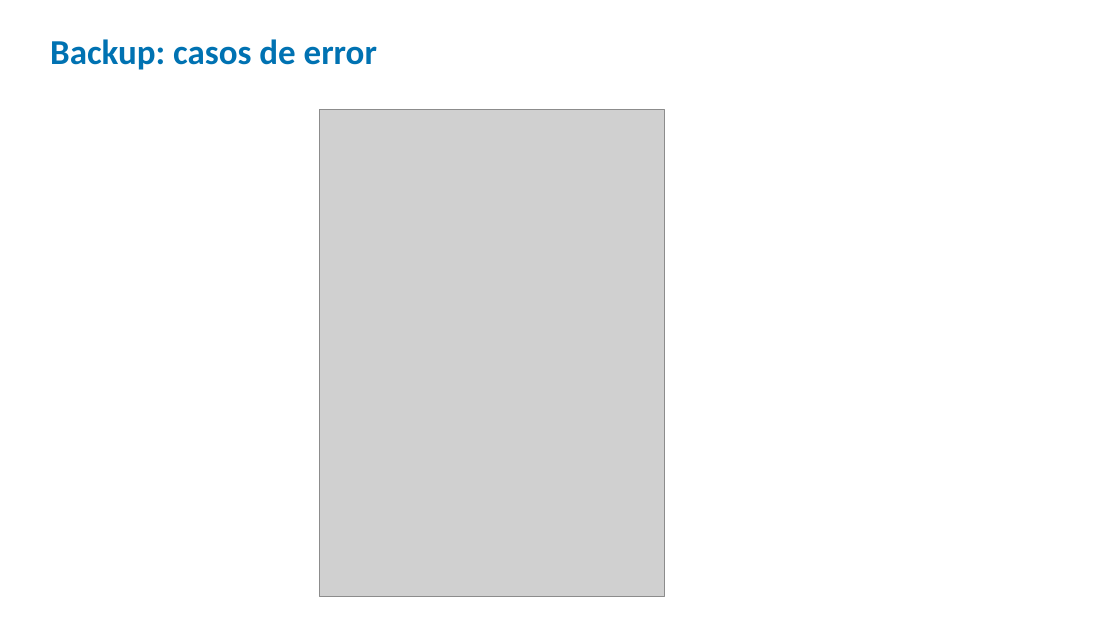
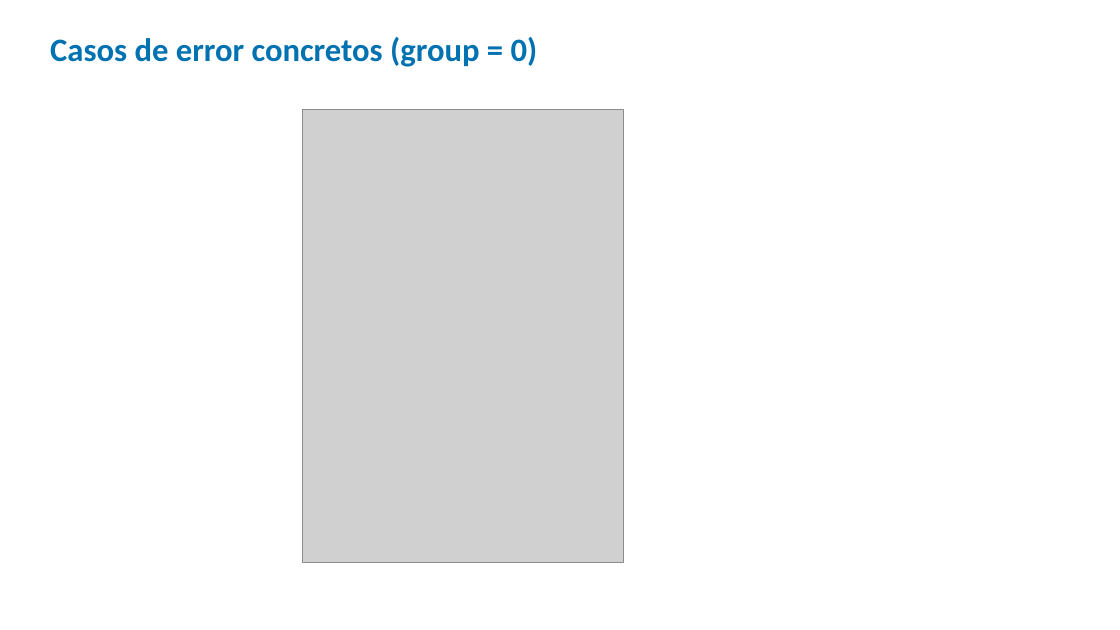
Before and after one commit to nielspac177/MCC225-Winoground, a slide deck: slide 22 of slides/pptx/defensa_winoground.pptx (slide 8 before the commit). Drawn at 1120x630 pixels with LibreOffice and Linux fonts; fonts in the diff are those of the drawing; grey boxes stand for pictures. Boxes give left, top, right and bottom in pixels: in the first picture for what was removed or moved away, otherwise in the second. Text is boxed around its words. In the diff, an @@ line names an element or a change of style, - is before the commit and + after.

```diff
--- a/slides/pptx/defensa_winoground.pptx
+++ b/slides/pptx/defensa_winoground.pptx
@@ text at (x1=50, y1=37, x2=538, y2=67): text changed; size 30 to 28 pt @@
-Backup: casos de error
+Casos de error concretos (group = 0)
@@ picture resized from (x1=319, y1=109, x2=664, y2=597) to (x1=302, y1=109, x2=623, y2=563) @@
```
Also in this commit, not shown: 1 other slide changed, 27 slides added, 6 slides removed, 9 other files.
